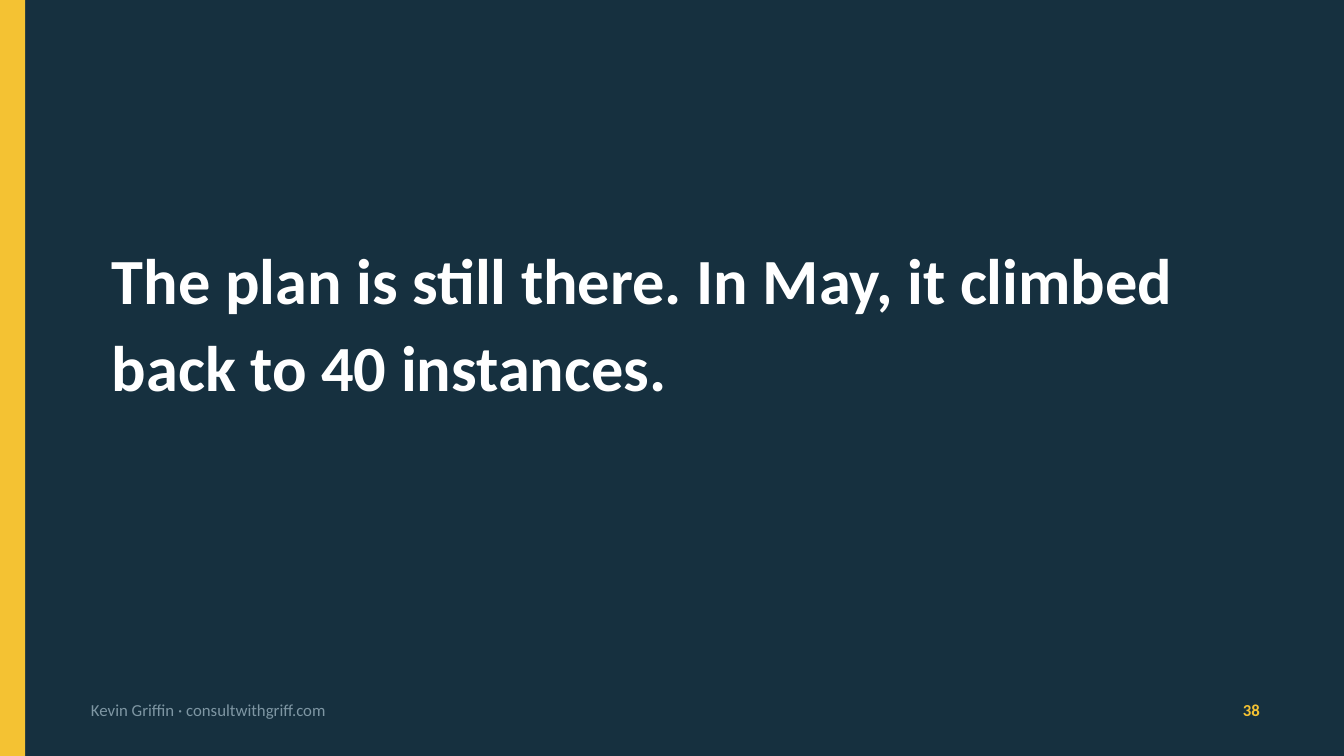
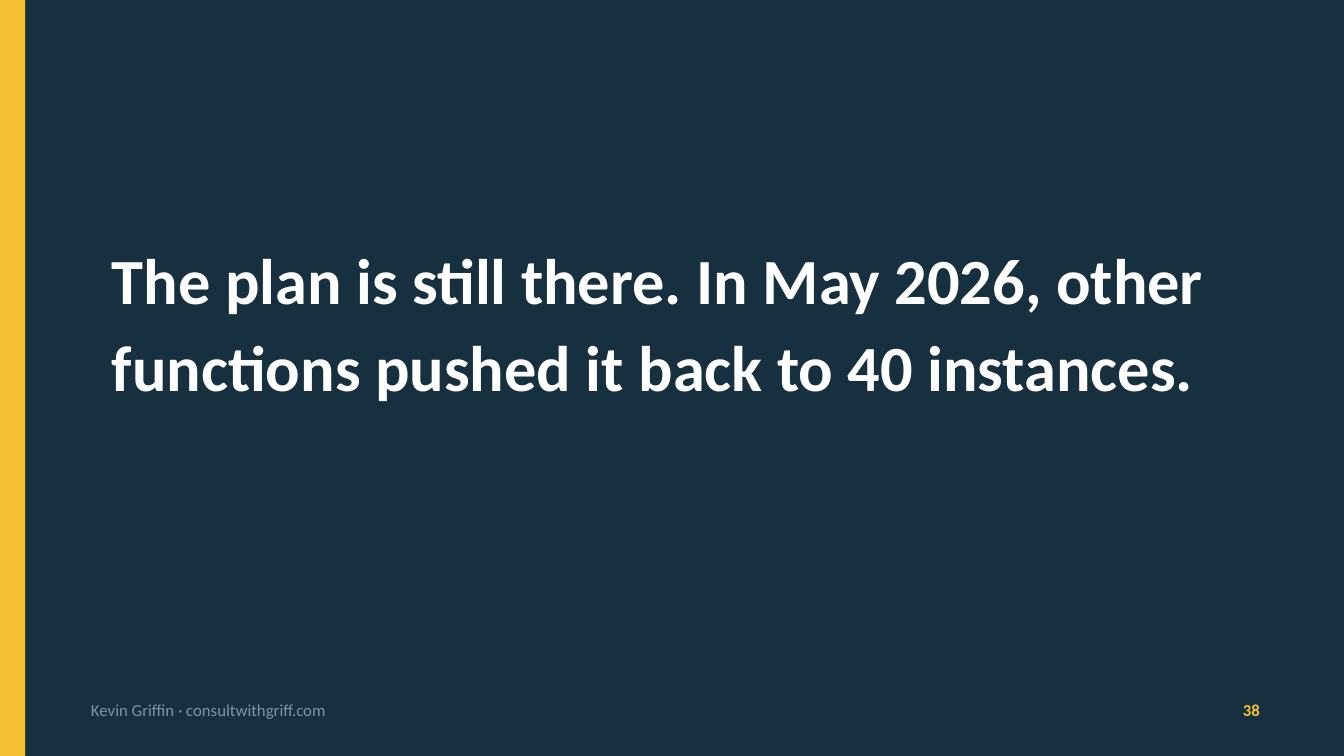
Before and after one commit to 1kevgriff/my-8000-serverless-mistake, a slide deck: slide 38 of slides/My $8000 Serverless Mistake v2.pptx. Drawn at 1344x756 pixels with LibreOffice and Linux fonts; fonts in the diff are those of the drawing. Boxes give left, top, right and bottom in pixels: in the first picture for what was removed or moved away, otherwise in the second. Text is boxed around its words. In the diff, an @@ line names an element or a change of style, - is before the commit and + after.

```diff
--- a/slides/My $8000 Serverless Mistake v2.pptx
+++ b/slides/My $8000 Serverless Mistake v2.pptx
@@ text at [112,258,1203,401]: text changed @@
-The plan is still there. In May, it climbed back to 40 instances.
+The plan is still there. In May 2026, other functions pushed it back to 40 instances.
```
Also in this commit, not shown: 1 other slide changed, 1 other file.
